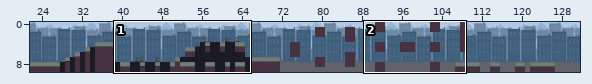
Tiled map -- Game/Game/maps/Scene02.tmx. The first picture is a wide view before the edit; the outline marks the close-up.
Close-up. Old version:
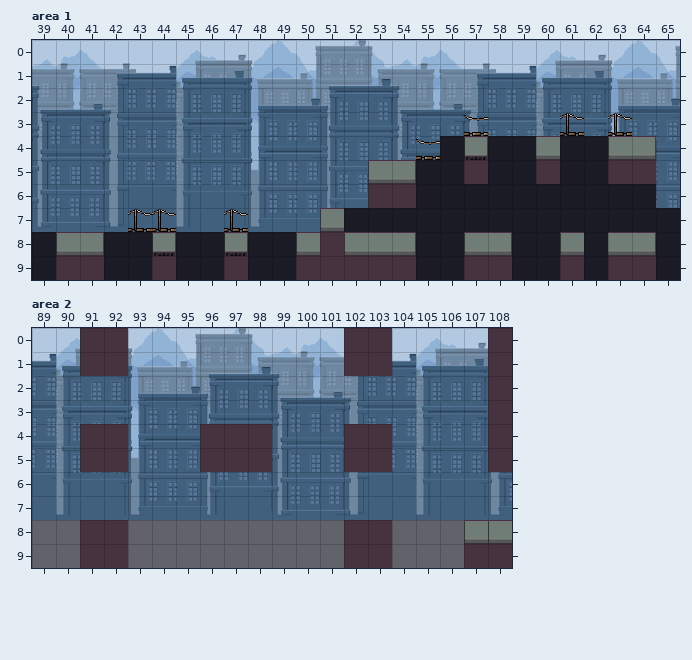
Cells are 32x32 px. Shown: area 1 x 39..65, y 0..9; area 2 x 89..108, y 0..9. The commit also changed other parts of the map, which this record leaves out.
New version:
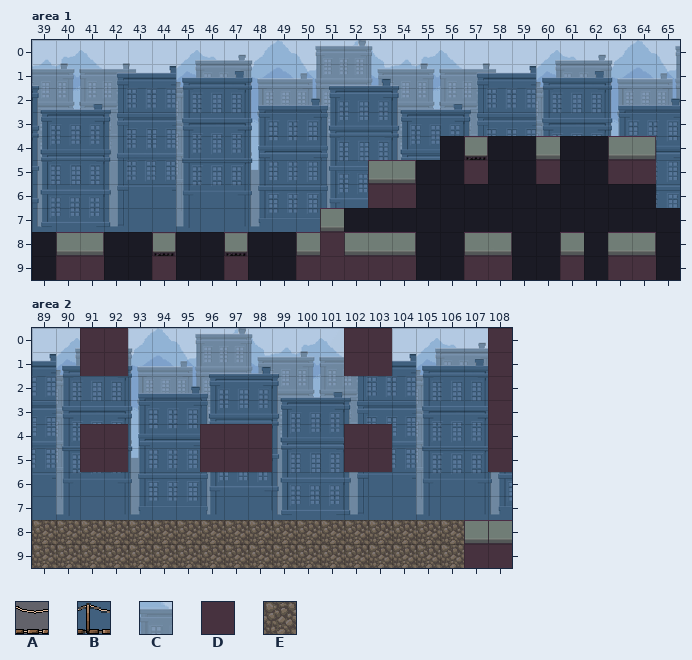
Key: from "Lvl_0_Tileset": A 230, B 231, C 260, D 340, E 572.
_ is an empty cell.
See-through tiles are keyed as they look on the map.
What changed:
{"where": "layer \"Suelo\", area 1"}
{"y":3,"x":57,"old":"A","new":"_"}
{"y":3,"x":61,"old":"B","new":"_"}
{"y":3,"x":63,"old":"B","new":"_"}
{"y":4,"x":55,"old":"A","new":"_"}
{"y":7,"x":43,"old":"BB","new":"__"}
{"y":7,"x":47,"old":"B","new":"_"}
{"where": "layer \"Suelo\", area 2"}
{"y":8,"x":89,"old":"__DD________CDD___","new":"EEEEEEEEEEEEEEEEEE"}
{"y":9,"x":89,"old":"__DD________CDD___","new":"EEEEEEEEEEEEEEEEEE"}
{"label":"removed","picture_box":[464,115,488,136]}
{"label":"removed","picture_box":[560,113,584,136]}
{"label":"removed","picture_box":[608,113,632,136]}
{"label":"removed","picture_box":[416,139,440,160]}
{"label":"removed","picture_box":[128,209,176,232]}
{"label":"removed","picture_box":[224,209,248,232]}
{"label":"changed","picture_box":[32,520,464,568]}
